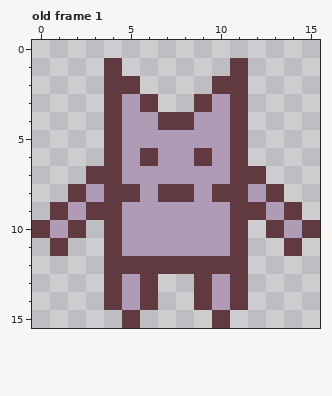
Two versions of one pixel-art file, B1TJAMSLEEP/Assets/Graphics/Aseprite Assets/MagooCat.aseprite. That is the earlier state.
16x16 pixels, 1 frame. Shown: old frame 1.
After:
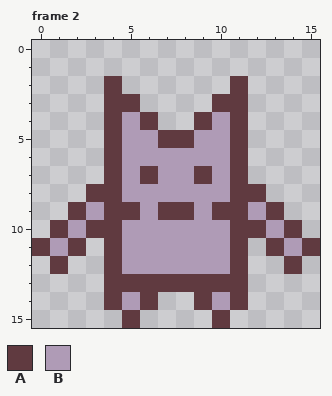
Palette (. is transparent): A #603a40  B #af9bb6
A new or re-ordered frame is compared with the old frame closest to it.
What changed:
frames 1 -> 2
Frame 2 is new; against old frame 1:
y 1: x 4 A -> .; x 11 A -> .
y 2: x 5 A -> .; x 10 A -> .
y 3: x 5..6 BA -> A.; x 9..10 AB -> .A
y 4: x 6..9 BAAB -> A..A
y 5: x 7..8 BB -> AA
y 6: x 6 A -> B; x 9 A -> B
y 7: x 3 A -> .; x 6 B -> A; x 9 B -> A; x 12 A -> .
y 8: x 2..3 AB -> .A; x 5 A -> B; x 7..8 AA -> BB; x 10 A -> B; x 12..13 BA -> A.
y 9: x 1..3 ABA -> .AB; x 5 B -> A; x 7..8 BB -> AA; x 10 B -> A; x 12..14 ABA -> BA.
y 10: x 0..3 ABA. -> .ABA; x 12..15 .ABA -> ABA.
y 11: x 0..2 .A. -> ABA; x 13..15 .A. -> ABA
y 12: x 1 . -> A; x 5..10 AAAAAA -> BBBBBB; x 14 . -> A
y 13: x 5 B -> A; x 7..8 .. -> AA; x 10 B -> A
